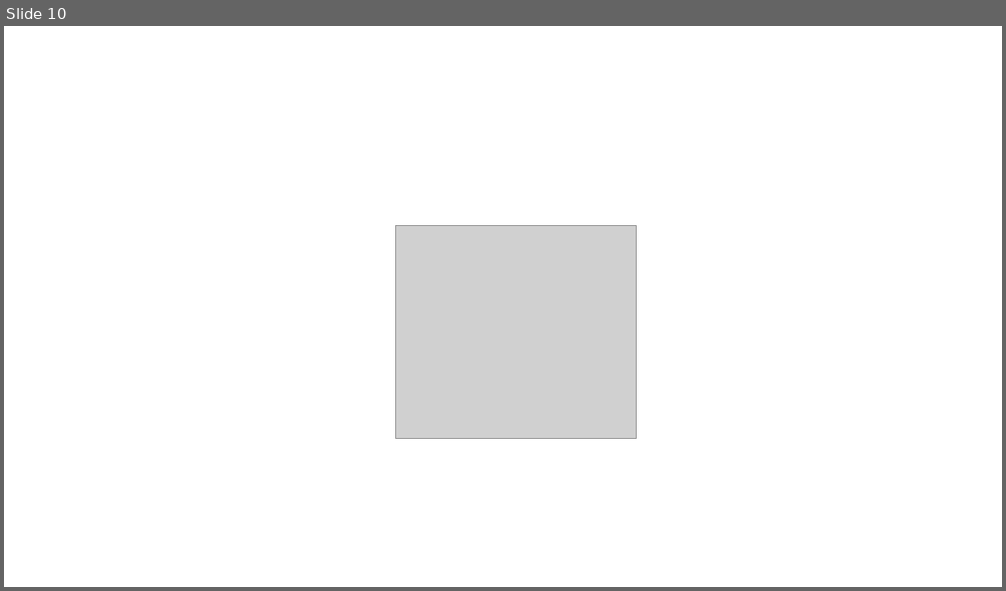
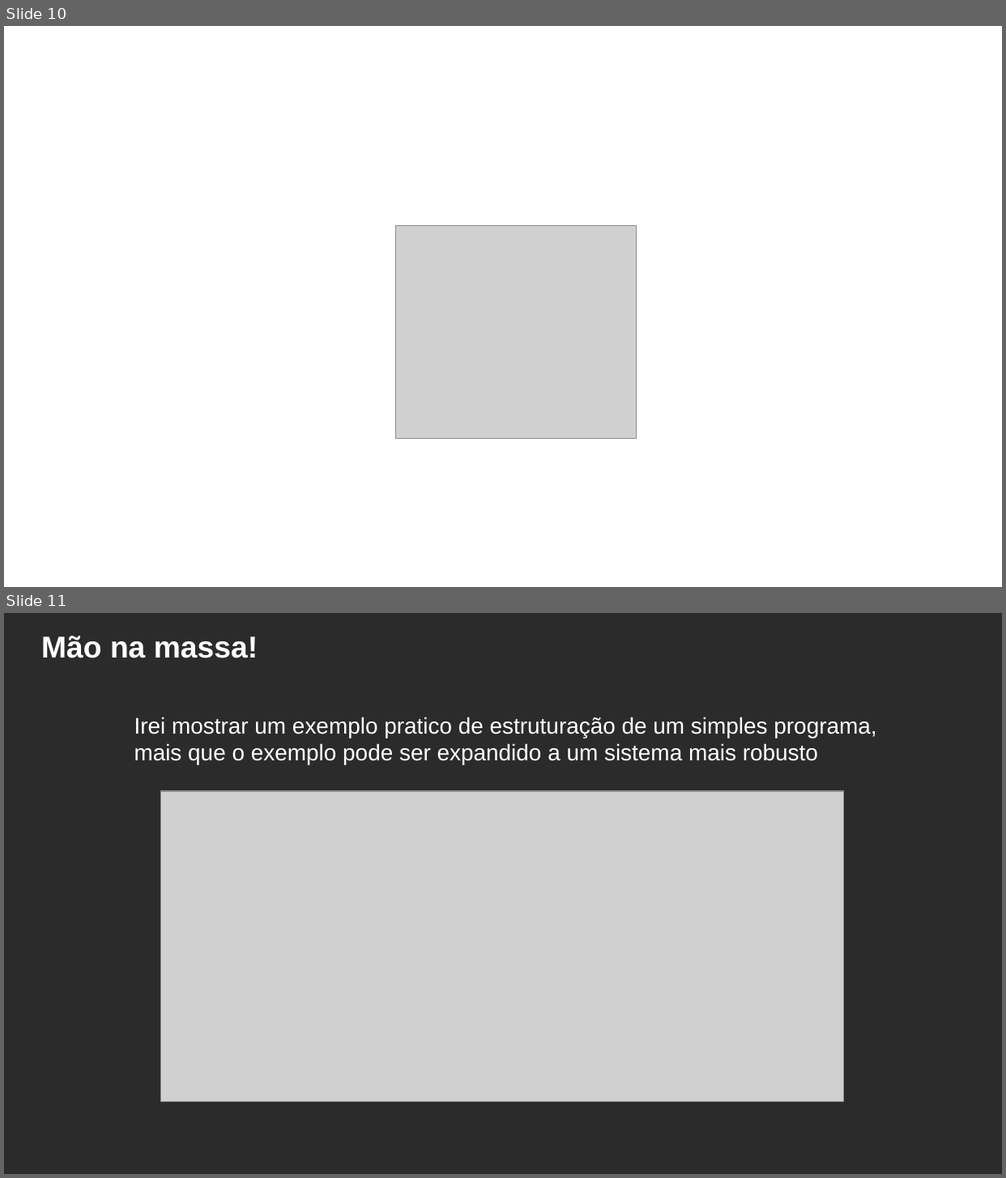
Before and after one commit to MichaelDeMattos/grupy, a slide deck: pylestra.odp. Shown one above the other, each under a label of ours: slide 10 before the commit, slides 10 and 11 after it. The pictures are 1006x591 and 1006x1178 pixels, drawn with LibreOffice and Linux fonts; fonts in the diff are those of the drawing; grey boxes stand for pictures; background and template pictures are left out; a plain dark background stands for a picture behind light text. Boxes give left, top, right and bottom in pixels: in the first picture for what was removed or moved away, otherwise in the second. Text is boxed around its words. In the diff, an @@ line names an element or a change of style, - is before the commit and + after.

```diff
--- a/pylestra.odp
+++ b/pylestra.odp
@@ slide 11 added at box(4, 613, 1002, 1174), background picture (left out) @@
@@ text added at box(41, 636, 258, 658), 24 pt, text #FFFFFF, bold @@
+Mão na massa!
@@ text added at box(134, 717, 876, 764), 18 pt, text #FFFFFF @@
+Irei mostrar um exemplo pratico de estruturação de um simples programa,
+mais que o exemplo pode ser expandido a um sistema mais robusto
@@ picture added at box(160, 791, 843, 1102) @@
```
Also in this commit, not shown: 1 other slide added, 1 slide removed.
